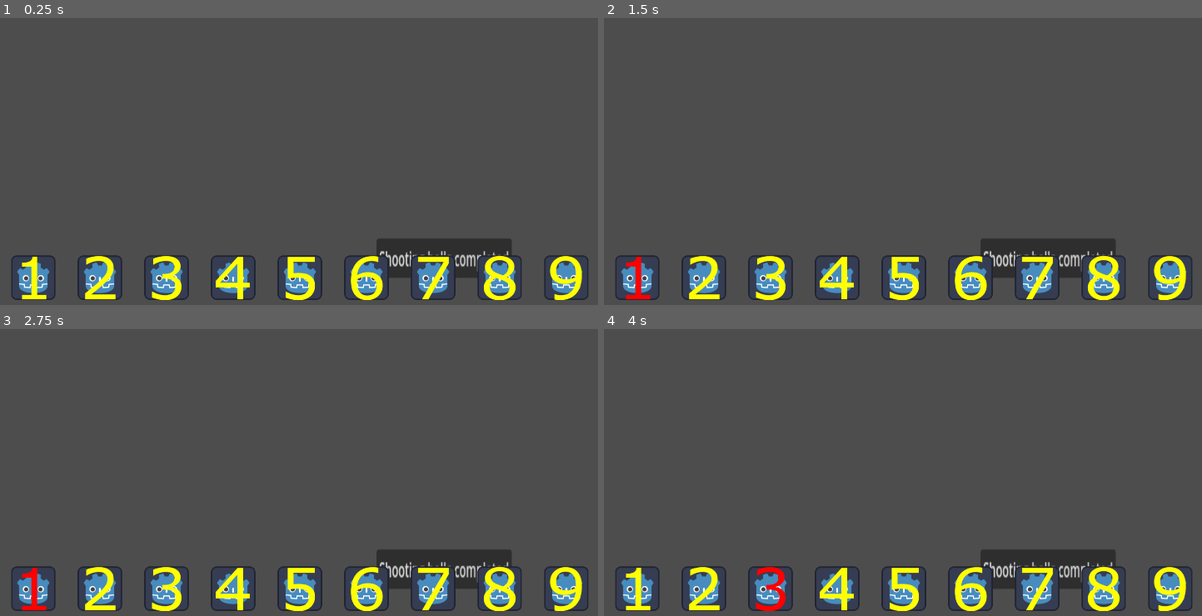
Above: before the commit, frames 1-4 (two rows, left to right).
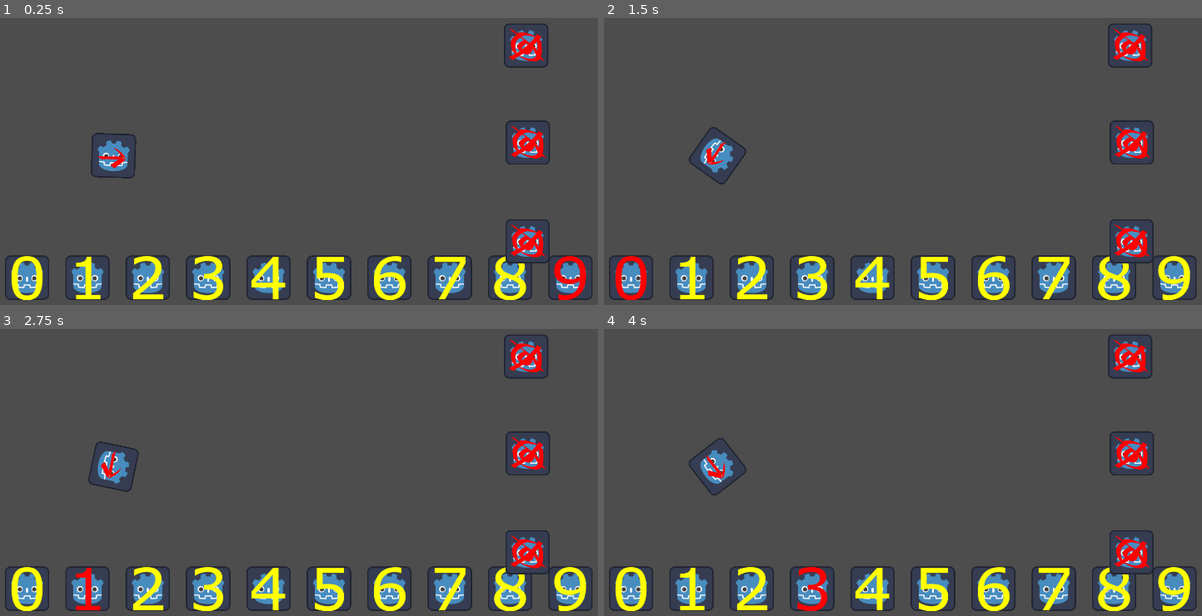
Above: after the commit, the same moments.

Repository: matouseek/game-jam-25
Game: Godot game, scene res://scenes/minigames/2shooting_balls.tscn
Same seed, same stepped clock (60 frames per second), same inputs: the game is played once before the commit and once after it. The project has no main scene, so this scene is started directly. The engine's default icon, where the game draws it, is replaced by a stand-in: a white triangle on a blue panel in a dark square. Sound files missing from this copy of the repository are replaced by a short silence.
Inputs (mouse positions are in pixels of both pictures, inside the frame that each line leads up to; where the layout moved, square brackets give the same spot in the first picture):
- Up to frame 1 (0.25 s): no input
- Up to frame 2 (1.5 s): click (1046, 259) at 0.5 s, where only the run before the commit has a clickable "Shooting balls completed"; click (633, 276) at 1.27 s
- Up to frame 3 (2.75 s): click (89, 587) [35, 587] at 2 s
- Up to frame 4 (4 s): click (753, 587) [705, 587] at 2.75 s; click (813, 587) [771, 587] at 3.5 s

The runs differ from the first frame. In frame 1, 14% of the frame differs, in the area x 0-100%, y 2-99%; in frame 2, 14%; in frame 3, 14%; in frame 4, 14%.

Commit message:
Finish shooting balls minigame skeleton

Diff:
--- a/scenes/minigames/2shooting_balls.tscn
+++ b/scenes/minigames/2shooting_balls.tscn
@@ -1,20 +1,27 @@
-[gd_scene load_steps=3 format=3 uid="uid://dqw728k12ikls"]
+[gd_scene load_steps=5 format=3 uid="uid://dqw728k12ikls"]
 
 [ext_resource type="Script" path="res://scripts/2_shooting_balls.gd" id="1_rrlqu"]
 [ext_resource type="PackedScene" uid="uid://dip8t8q4mla4o" path="res://scenes/hud.tscn" id="2_qnxef"]
+[ext_resource type="Texture2D" uid="uid://ba4veqou72bkp" path="res://assets/shooting_balls/cannon.png" id="3_2kry5"]
+[ext_resource type="PackedScene" uid="uid://bfuxg75qbvyw" path="res://scenes/minigames/shooting_balls/target.tscn" id="4_t73cc"]
 
 [node name="2ShootingBalls" type="Node2D"]
 script = ExtResource("1_rrlqu")
 
-[node name="Button" type="Button" parent="."]
-offset_left = 1181.0
-offset_top = 761.0
-offset_right = 1384.0
-offset_bottom = 792.0
-scale = Vector2(1.91982, 3.65491)
-text = "Shooting balls completed"
+[node name="Hud" parent="." instance=ExtResource("2_qnxef")]
+current_layout = 2
 
-[node name="ShotOrigin" type="Marker2D" parent="."]
-position = Vector2(179, 462)
+[node name="Cannon" type="Sprite2D" parent="."]
+position = Vector2(423, 522)
+texture = ExtResource("3_2kry5")
 
-[node name="Hud" parent="." instance=ExtResource("2_qnxef")]
+[node name="Targets" type="Node2D" parent="."]
+
+[node name="Target" parent="Targets" instance=ExtResource("4_t73cc")]
+position = Vector2(1616, 769)
+
+[node name="Target2" parent="Targets" instance=ExtResource("4_t73cc")]
+position = Vector2(1612, 204)
+
+[node name="Target3" parent="Targets" instance=ExtResource("4_t73cc")]
+position = Vector2(1617, 484)
--- /dev/null
+++ b/scenes/minigames/shooting_balls/target.tscn
@@ -0,0 +1,17 @@
+[gd_scene load_steps=4 format=3 uid="uid://bfuxg75qbvyw"]
+
+[ext_resource type="Texture2D" uid="uid://w1aio76onhhj" path="res://assets/shooting_balls/target.png" id="1_l2jwt"]
+[ext_resource type="Script" path="res://scripts/target.gd" id="1_mj5kt"]
+
+[sub_resource type="RectangleShape2D" id="RectangleShape2D_wyloi"]
+size = Vector2(126, 126)
+
+[node name="Target" type="Area2D"]
+script = ExtResource("1_mj5kt")
+
+[node name="Sprite2D" type="Sprite2D" parent="."]
+texture = ExtResource("1_l2jwt")
+
+[node name="CollisionShape2D" type="CollisionShape2D" parent="."]
+position = Vector2(0, -1)
+shape = SubResource("RectangleShape2D_wyloi")
--- a/scripts/2_shooting_balls.gd
+++ b/scripts/2_shooting_balls.gd
@@ -1,27 +1,64 @@
 extends Node2D
 
-var bullet_scene = preload("res://scenes/minigames/bullet.tscn")
+var bullet_scene = preload("res://scenes/minigames/shooting_balls/bullet.tscn")
 
-var loaded_digit : int = 0
+@onready var hud = $Hud
+@onready var cannon = $Cannon
+@onready var targets = $Targets
+@onready var target_count = targets.get_child_count()
+
+@onready var current_layout_arr = hud.layouts.get(hud.current_layout)
+@onready var selected_ammo : int =  current_layout_arr[len(current_layout_arr)-1]
 
 # Called when the node enters the scene tree for the first time.
 func _ready():
-	$Button.pressed.connect(func() : GM.level_completed.emit())
-	$Hud.digit_pressed.connect(func(digit : int) : loaded_digit = digit)
+	hud.digit_pressed.connect(hud_button_press)
+	connect_to_targets()
+	mark_selected_ammo_button(selected_ammo)
 
 # Called every frame. 'delta' is the elapsed time since the previous frame.
 func _process(delta):
-	pass
+	set_cannon_direction()
+
+# change new buttons normal appearance as the hover one and change old buttons back
+func mark_selected_ammo_button(new_digit : int):
+	var old_butt = hud.buttons.get_child(selected_ammo) as TextureButton
+	old_butt.texture_normal = load(hud.NORMAL_ICON + str(selected_ammo) + ".png")
+
+	var new_butt = hud.buttons.get_child(new_digit) as TextureButton
+	new_butt.texture_normal = load(hud.HOVER_ICON + str(new_digit) + ".png")
+
+
+func hud_button_press(new_digit : int):
+	mark_selected_ammo_button(new_digit)
+	selected_ammo = new_digit # select new ammo
+
+# connect to targets destroyed signals
+func connect_to_targets():
+	for target in targets.get_children():
+		var t = target as Target
+		target.i_am_destroyed.connect(check_targets_destroyed)
+
+# sends signal to complete level if all targets destroyed
+func check_targets_destroyed():
+	target_count -= 1
+	if target_count == 0:
+		GM.level_completed.emit()
+
+func set_cannon_direction():
+	var mouse_pos = get_global_mouse_position()
+	cannon.look_at(mouse_pos)
 
 func _input(event):
 	if Input.is_action_just_pressed("shoot"):
-		print("loaded digit" + str(loaded_digit))
-		shoot(loaded_digit)
+		shoot(selected_ammo)
 
+# shoots the specified digit, the digit value controls the weight of the bullet
 func shoot(digit_to_shoot : float):
 	var bullet : Bullet = bullet_scene.instantiate() as Bullet
-	bullet.position = $ShotOrigin.position
+	bullet.position = cannon.position
 	var mouse_pos : Vector2 = get_global_mouse_position()
 	bullet.direction = (mouse_pos - bullet.position).normalized()
 	bullet.digit = digit_to_shoot
+	bullet.rotation
 	get_tree().current_scene.add_child(bullet)
--- a/scripts/bullet.gd
+++ b/scripts/bullet.gd
@@ -19,9 +19,18 @@
 
 # Called every frame. 'delta' is the elapsed time since the previous frame.
 func _process(delta : float):
+	check_out_of_bounds_down()
+	move()
+
+func move():
 	velocity.y += weight_from_digit(digit)
 	position.x += INIT_SPEED * direction.x
 	position.y += velocity.y
 
+func check_out_of_bounds_down():
+	var height_offset = 40
+	if position.y > GM.WINDOW_HEIGHT + height_offset:
+		queue_free()
+
 func weight_from_digit(digit : int):
 	return digit
--- a/scripts/hud.gd
+++ b/scripts/hud.gd
@@ -1,6 +1,11 @@
 extends Control
 
 const PATH_TO_BUTT_ICONS : String = "res://assets/button_icons/"
+
+const NORMAL_ICON : String = PATH_TO_BUTT_ICONS + "default"
+const HOVER_ICON : String = PATH_TO_BUTT_ICONS + "hover"
+const PRESSED_ICON : String = PATH_TO_BUTT_ICONS + "pressed"
+
 
 enum Layout { BASE, NOT_SOLVABLE, ZERO }
 
@@ -10,26 +15,34 @@
 
 @export var current_layout : Layout
 
+@onready var buttons = $Buttons
+
 # Called when the node enters the scene tree for the first time.
 func _ready():
 	var current_butts = layouts.get(current_layout)
 	connect_buttons()
 	initialize_button_icons()
+	unfocus_buttons()
 	enable_buttons(current_butts)
 	spread_buttons(current_butts)
 
+func unfocus_buttons():
+	for i in buttons.get_child_count():
+		var butt = buttons.get_child(i) as TextureButton
+		butt.focus_mode = Control.FOCUS_NONE
+
 # initialize button pictures
 func initialize_button_icons():
-	for i in $Buttons.get_child_count():
-		var butt = $Buttons.get_child(i) as TextureButton
-		butt.texture_normal = load(PATH_TO_BUTT_ICONS + "default" + str(i) + ".png")
-		butt.texture_hover = load(PATH_TO_BUTT_ICONS + "hover" + str(i) + ".png")
-		butt.texture_pressed = load(PATH_TO_BUTT_ICONS + "pressed" + str(i) + ".png")
+	for i in buttons.get_child_count():
+		var butt = buttons.get_child(i) as TextureButton
+		butt.texture_normal = load(NORMAL_ICON + str(i) + ".png")
+		butt.texture_hover = load(HOVER_ICON + str(i) + ".png")
+		butt.texture_pressed = load(PRESSED_ICON + str(i) + ".png")
 
 # connects to the buttons pressed signals
 func connect_buttons():
-	for i in $Buttons.get_child_count():
-		var butt = $Buttons.get_child(i) as TextureButton
+	for i in buttons.get_child_count():
+		var butt = buttons.get_child(i) as TextureButton
 		butt.pressed.connect(func() : digit_pressed.emit(i))
 		butt.mouse_entered.connect(func() : GM.mouse_entered_button.emit())
 		butt.mouse_exited.connect(func() : GM.mouse_exited_button.emit())
@@ -37,7 +50,7 @@
 # set as visible the buttons to values given in the array
 func enable_buttons(to_enable : Array):
 	for i in to_enable:
-		var button = $Buttons.get_child(i) as TextureButton
+		var button = buttons.get_child(i) as TextureButton
 		button.visible = true
 
 # spreads the buttons on the screen
@@ -50,7 +63,7 @@
 	var top_offset : float = GM.WINDOW_HEIGHT * BUTT_OFFSET_RATIO
 	var current_pos : float = chunk_size
 	for i in to_spread:
-		var button = $Buttons.get_child(i) as TextureButton
+		var button = buttons.get_child(i) as TextureButton
 		button.position.x = current_pos - button.size.x / 2
 		button.position.y = top_offset
 		current_pos += chunk_size
--- /dev/null
+++ b/scripts/target.gd
@@ -0,0 +1,19 @@
+extends Area2D
+
+class_name Target
+
+signal i_am_destroyed
+
+# Called when the node enters the scene tree for the first time.
+func _ready():
+	area_entered.connect(on_hit_by_bullet)
+	pass # Replace with function body.
+
+
+# Called every frame. 'delta' is the elapsed time since the previous frame.
+func _process(delta):
+	pass
+
+func on_hit_by_bullet(area):
+	i_am_destroyed.emit()
+	queue_free()
Binary file added: assets/shooting_balls/cannon.png
Not shown, added: assets/shooting_balls/cannon.png.import
Binary file added: assets/shooting_balls/target.png
Not shown, added: assets/shooting_balls/target.png.import
Not shown: 1 places in scenes/minigames/shooting_balls/bullet.tscn that only renumber resources
